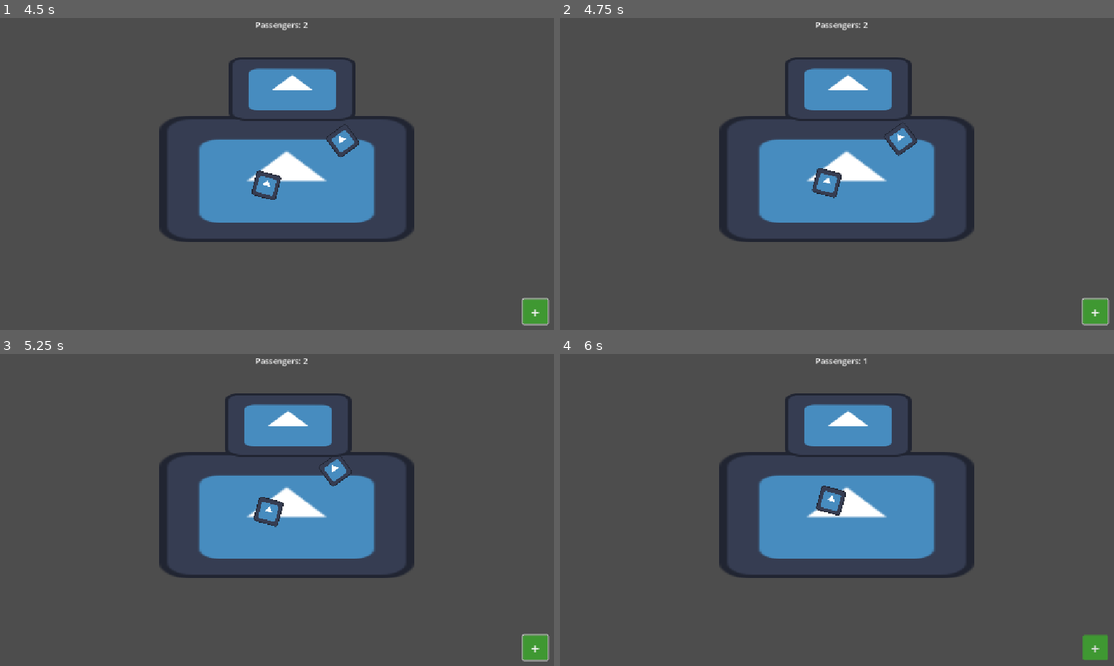
Above: before the commit, frames 1-4 (two rows, left to right).
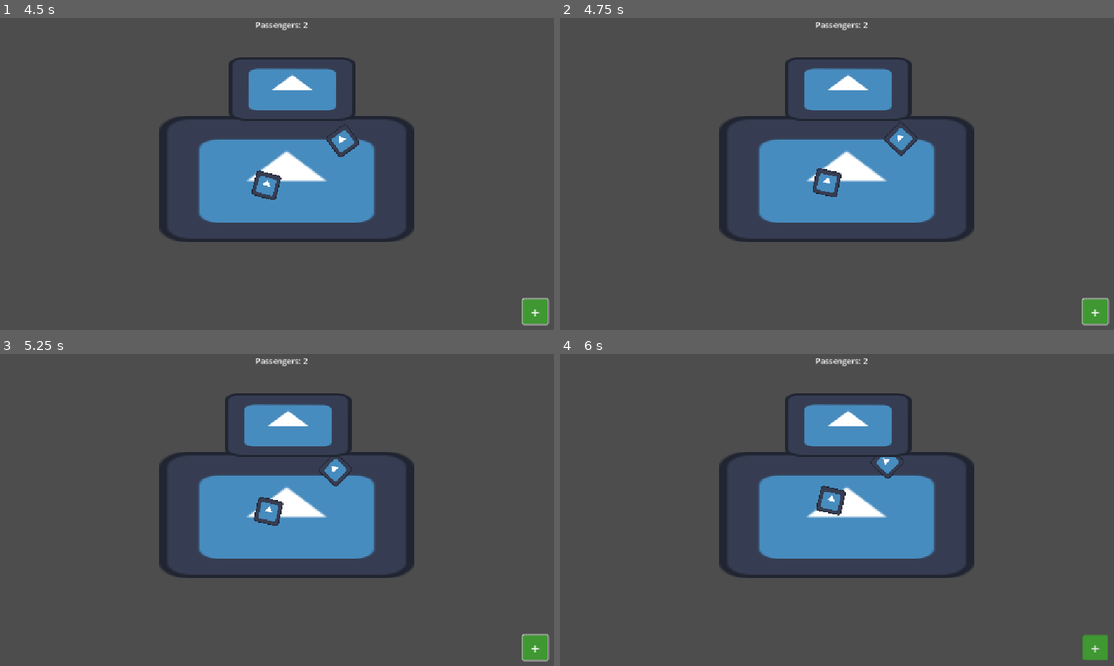
Above: after the commit, the same moments.

Repository: iamagoodperson-yay/rail-clicker
Game: Godot game, scene res://scenes/main.tscn
Two runs of this game, one before a commit and one after it. Both use one fixed random seed, a clock stepped at 60 frames per second and the inputs below. The engine's default icon, where the game draws it, is replaced by a stand-in: a white triangle on a blue panel in a dark square.
Inputs (mouse positions are in pixels of both pictures, inside the frame that each line leads up to):
- Up to frame 1 (4.5 s): click "+" at 0.5 s; tap Enter at 1.25 s; move the mouse to (415, 161) at 1.27 s; hold Right 1.28-2.03 s; tap Alt at 1.35, 2.85, 4.35 s; click (415, 161) at 1.42 s; move the mouse to (171, 195) at 2.02 s; hold Down 2.03-2.78 s; tap Shift at 2.1, 3.6 s; move the mouse to (343, 108) at 2.77 s; hold Right 2.78-3.53 s; move the mouse to (260, 242) at 3.52 s; hold Up 3.53-4.28 s; click (260, 242) at 3.67 s; move the mouse to (459, 227) at 4.27 s; hold Left from 4.28 s (still down)
- Up to frame 2 (4.75 s): keep holding Left
- Up to frame 3 (5.25 s): keep holding Left; move the mouse to (116, 466) at 5.02 s; tap Shift at 5.1 s
- Up to frame 4 (6 s): move the mouse to (875, 516) at 5.77 s; release Left at 5.78 s; hold Down from 5.78 s (still down); tap Alt at 5.85 s; click (875, 516) at 5.92 s

Frame 1 is identical in both runs. In frame 2, 0.1% of the frame differs, in the area x 45-65%, y 33-58%; in frame 3, 0.1%; in frame 4, 0.2%, in the area x 46-62%, y 1-52%.

Commit message:
i forgot what changes there are so yeah

Diff:
--- a/scenes/main.tscn
+++ b/scenes/main.tscn
@@ -6,9 +6,9 @@
 [ext_resource type="PackedScene" uid="uid://c6wjjnoasaug1" path="res://scenes/train.tscn" id="3_tbgi4"]
 
 [sub_resource type="NavigationPolygon" id="NavigationPolygon_jyhfs"]
-vertices = PackedVector2Array(719, 195.10156, 823, 194.09375, 823, 445, 329, 445, 329, 196, 439, 196, 439, 108, 719, 108)
-polygons = Array[PackedInt32Array]([PackedInt32Array(0, 1, 2, 3), PackedInt32Array(3, 4, 5), PackedInt32Array(0, 3, 5), PackedInt32Array(0, 5, 6, 7)])
-outlines = Array[PackedVector2Array]([PackedVector2Array(319, 455, 833, 455, 833, 184, 729, 185, 729, 98, 429, 98, 429, 186, 319, 186)])
+vertices = PackedVector2Array(742.3906, 199, 823.96094, 199, 823.03906, 445, 329, 445, 716.3672, 156.42188, 405.3203, 200, 442.40625, 160.59375, 329, 200, 454.5703, 82, 706.2578, 82)
+polygons = Array[PackedInt32Array]([PackedInt32Array(0, 1, 2, 3), PackedInt32Array(4, 0, 3, 5, 6), PackedInt32Array(3, 7, 5), PackedInt32Array(4, 6, 8, 9)])
+outlines = Array[PackedVector2Array]([PackedVector2Array(319, 455, 833, 455, 834, 189, 748, 189, 726, 153, 715, 72, 446, 72, 433, 156, 401, 190, 319, 190)])
 
 [sub_resource type="RectangleShape2D" id="RectangleShape2D_d3t8h"]
 size = Vector2(512, 256)
--- a/scenes/train.tscn
+++ b/scenes/train.tscn
@@ -11,7 +11,7 @@
 point_count = 6
 
 [sub_resource type="RectangleShape2D" id="RectangleShape2D_d3t8h"]
-size = Vector2(256.00363, 87.84236)
+size = Vector2(256.00363, 77.99609)
 
 [node name="Path2D" type="Path2D" unique_id=1865679941]
 curve = SubResource("Curve2D_sugp2")
@@ -29,5 +29,4 @@
 script = ExtResource("3_6b7q7")
 
 [node name="CollisionShape2D" type="CollisionShape2D" parent="PathFollow2D/TrainArea2D" unique_id=1480783289]
-position = Vector2(0.0033444627, -0.9999944)
 shape = SubResource("RectangleShape2D_d3t8h")
--- a/scripts/event.gd
+++ b/scripts/event.gd
@@ -1,3 +1,4 @@
 extends Node
 
 var train_arrived = false
+var passenger_count = 0
--- a/scripts/label.gd
+++ b/scripts/label.gd
@@ -1,8 +1,7 @@
 extends Label
-@onready var passengers = $"../../NavigationRegion2D/PassengersContainer"
 
 func _ready():
 	text = 'Passengers: 0'
 
 func _on_passengers_container_child_order_changed() -> void:
-	text = 'Passengers: ' + str(passengers.get_child_count())
+	text = 'Passengers: ' + str(Event.passenger_count)
--- a/scripts/passenger.gd
+++ b/scripts/passenger.gd
@@ -70,6 +70,7 @@
 	active = false
 	boarding = false
 	velocity = Vector2.ZERO
+	Event.passenger_count -= 1
 	queue_free()
 
 func _physics_process(delta: float) -> void:
@@ -78,7 +79,9 @@
 
 	if boarding:
 		var next_pos = nav_agent.get_next_path_position()
-		velocity = global_position.direction_to(next_pos) * speed
+		var direction = global_position.direction_to(next_pos)
+		velocity = direction * speed
+		rotation = move_toward(rotation, direction.rotated(PI/2).angle(), delta)
 
 	else:
 		match action:
--- a/scripts/spawn_passengers.gd
+++ b/scripts/spawn_passengers.gd
@@ -1,11 +1,11 @@
 extends Node2D
-
 
 var pass_scene = preload("res://scenes/passenger.tscn")
 @onready var platform = $"../PlatformArea/Hitbox"
 @onready var train = $"../Path2D/PathFollow2D/Train"
 
 func _on_button_pressed() -> void:
+	Event.passenger_count += 1
 	var passenger = pass_scene.instantiate()
 	add_child(passenger)
 	passenger.start(platform, train)
--- a/scripts/train_area_2d.gd
+++ b/scripts/train_area_2d.gd
@@ -4,5 +4,5 @@
 	body_entered.connect(_on_body_entered)
 
 func _on_body_entered(body):
-	if body.is_in_group("passengers") and Event.train_arrived:
+	if body.is_in_group("passengers"):
 		body.boarded()
--- a/scripts/train_path.gd
+++ b/scripts/train_path.gd
@@ -30,6 +30,7 @@
 	progress_ratio += speed * delta
 
 	if progress_ratio >= 1.0:
+		await get_tree().create_timer(30.0).timeout
 		progress_ratio = 0.0
 		speed = max_speed
 		state = "c"
@@ -37,9 +38,10 @@
 
 func wait_at_midpoint():
 	Event.train_arrived = true
-	await get_tree().create_timer(10.0).timeout
+	var timer = get_tree().create_timer(20.0)
+	while get_tree().get_node_count_in_group("passengers") > 0:
+		if timer.time_left <= 0:
+			break
+		await get_tree().process_frame
 	state = "a"
 	Event.train_arrived = false
-
-func spawn_wait():
-	await get_tree().create_timer(randf_range(10.0, 20.0)).timeout
